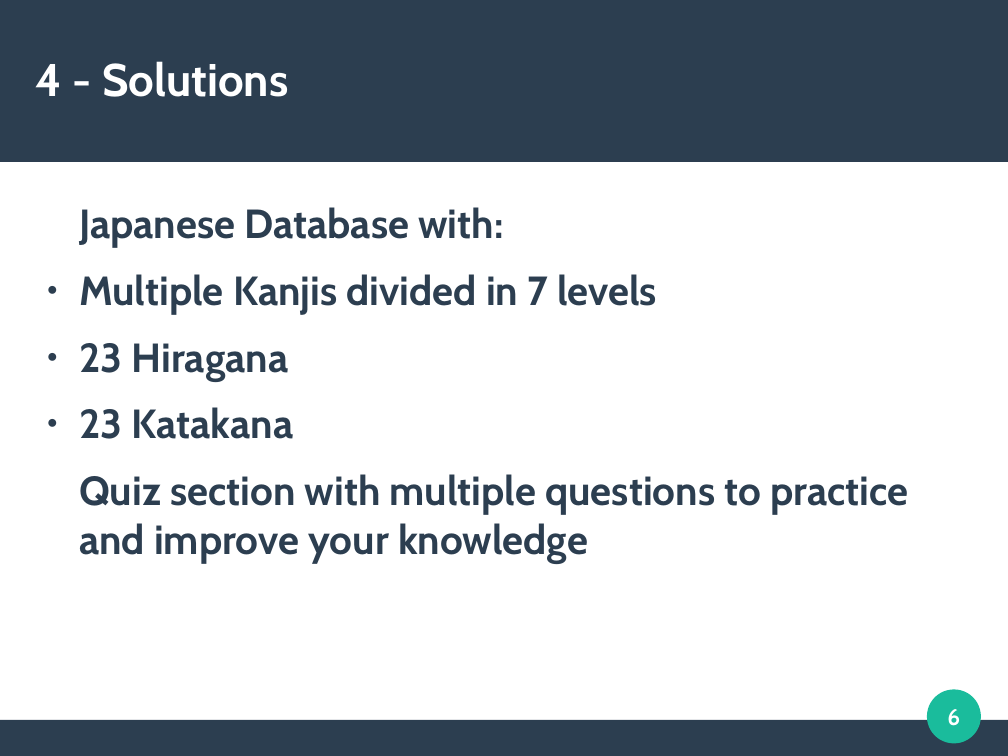
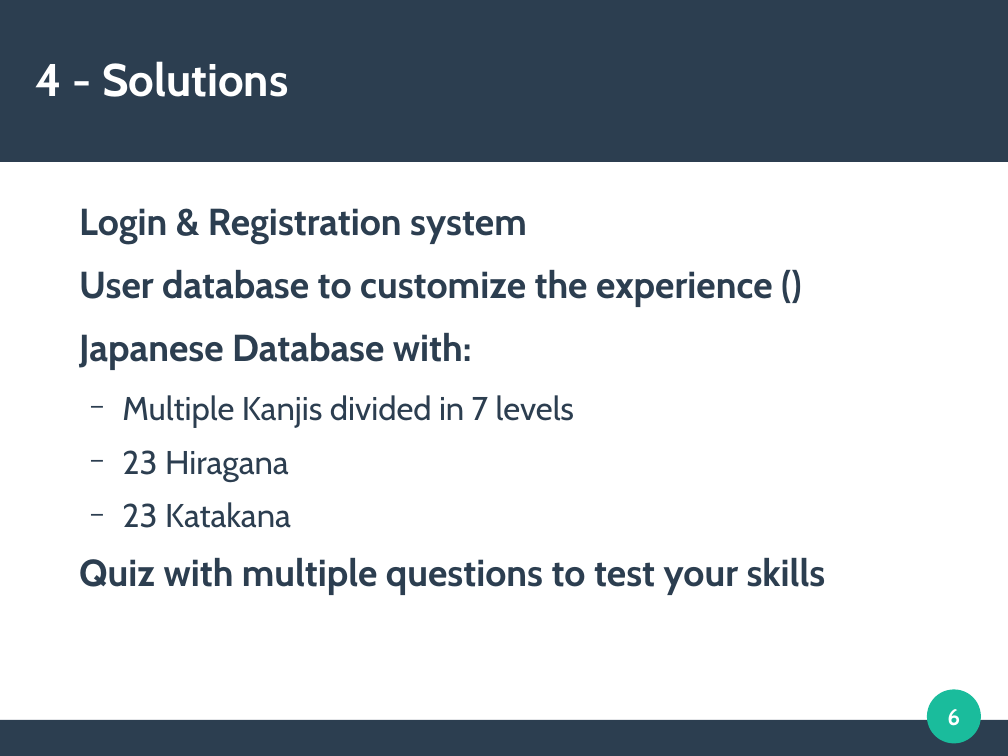
Before and after one commit to sergioparamo/kanjistudy, a slide deck: slide 6 of description/KanjiStudyPresentation.odp. Drawn at 1008x756 pixels with LibreOffice and Linux fonts; fonts in the diff are those of the drawing. Boxes give left, top, right and bottom in pixels: in the first picture for what was removed or moved away, otherwise in the second. Text is boxed around its words. In the diff, an @@ line names an element or a change of style, - is before the commit and + after.

Commit message:
presentation OK

```diff
--- a/description/KanjiStudyPresentation.odp
+++ b/description/KanjiStudyPresentation.odp
@@ text at [79,208,773,307]: paragraphs added @@
+Login & Registration system
+User database to customize the experience ()
@@ text at [79,333,574,528]: size 32 to 29.6 pt in "Japanese Database with:"; size 32 to 25.9 pt, bold off in "Multiple Kanjis divided in 7 levels", "23 Hiragana", "23 Katakana"; bullet ● to −; list level 1 to 2 in "Multiple Kanjis divided in 7 ..."; list level 1 to 2 in "23 Hiragana"; list level 1 to 2 in "23 Katakana" @@
@@ text at [79,558,826,595]: text changed; size 32 to 29.6 pt @@
-Quiz section with multiple questions to practice and improve your knowledge
+Quiz with multiple questions to test your skills
```
Also in this commit, not shown: 2 other files.
